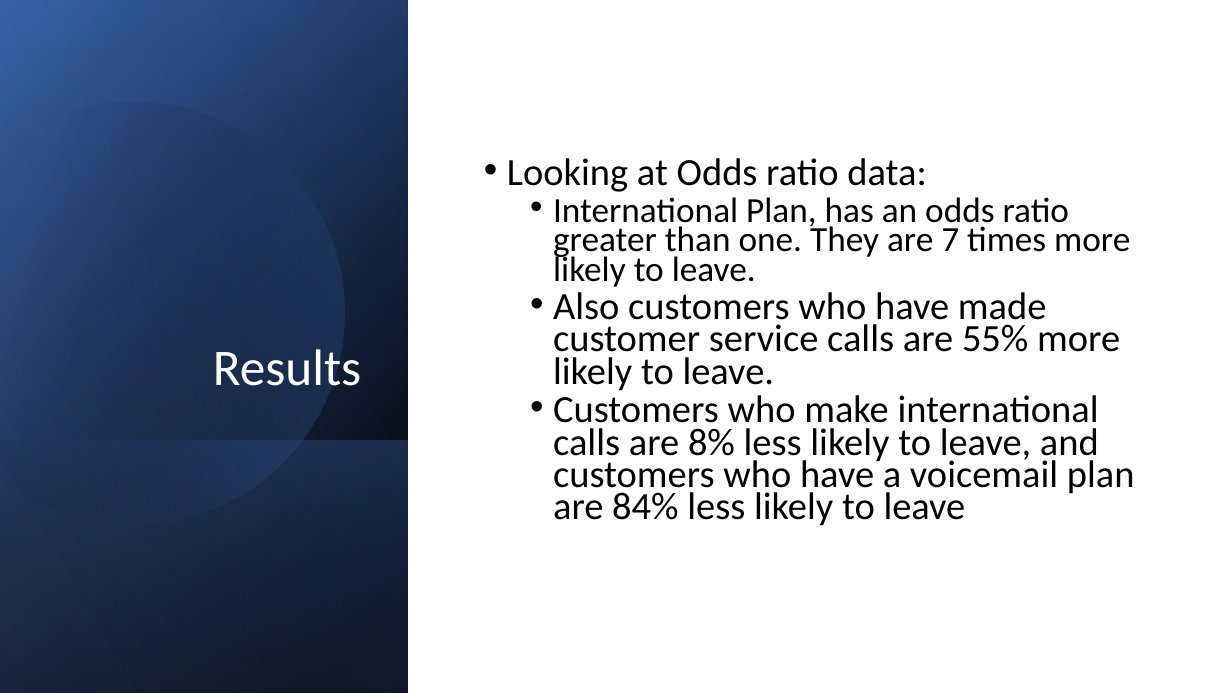
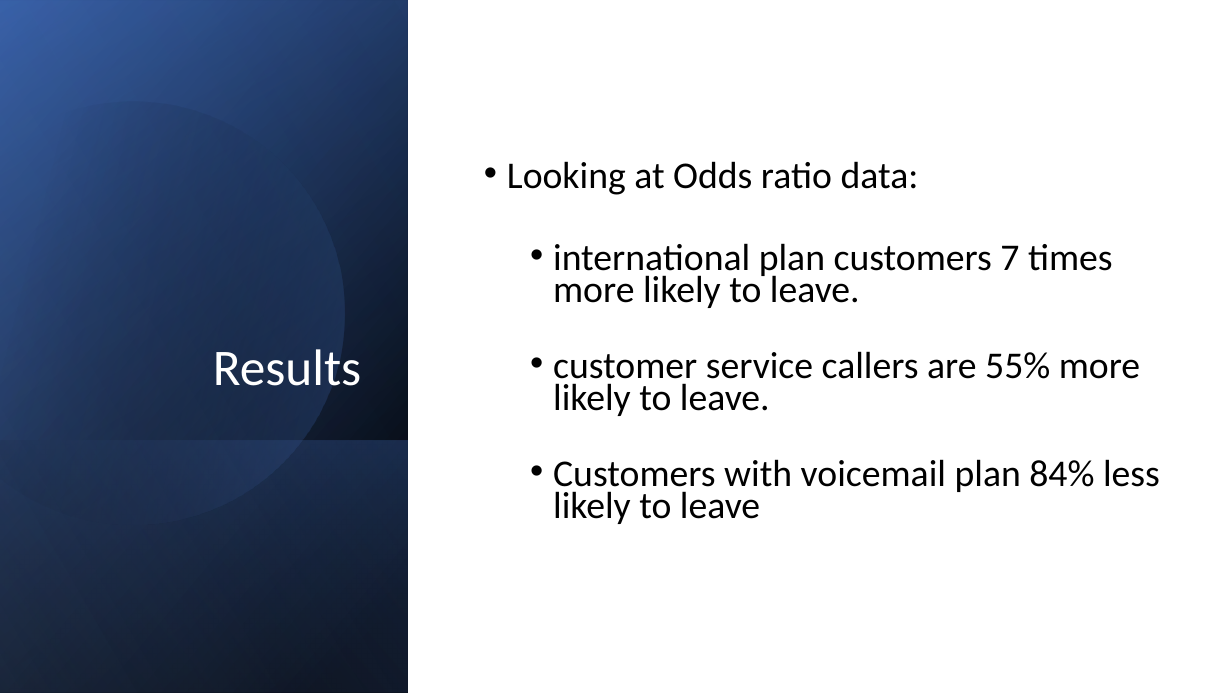
Before and after one commit to carlos-marin1742/dsc-phase-3-project, a slide deck: slide 8 of Phase 3 Presentation.pptx (slide 7 before the commit). Drawn at 1232x693 pixels with LibreOffice and Linux fonts; fonts in the diff are those of the drawing. Boxes give left, top, right and bottom in pixels: in the first picture for what was removed or moved away, otherwise in the second. Text is boxed around its words. In the diff, an @@ line names an element or a change of style, - is before the commit and + after.

```diff
--- a/Phase 3 Presentation.pptx
+++ b/Phase 3 Presentation.pptx
@@ text at (507, 161, 919, 195): size 30 to 29.4 pt in "Looking at Odds ratio data:" @@
@@ text at (553, 243, 1160, 524): text changed; size 30 to 29.4 pt @@
-  • International Plan, has an odds ratio greater than one. They are 7 times more likely to leave.
-  • Also customers who have made customer service calls are 55% more likely to leave.
-  • Customers who make international calls are 8% less likely to leave, and customers who have a voicemail plan are 84% less likely to leave
+  • international plan customers 7 times more likely to leave.
+  • customer service callers are 55% more likely to leave.
+  • Customers with voicemail plan 84% less likely to leave
```
Also in this commit, not shown: 6 other slides changed, 1 slide added, 7 other files.
